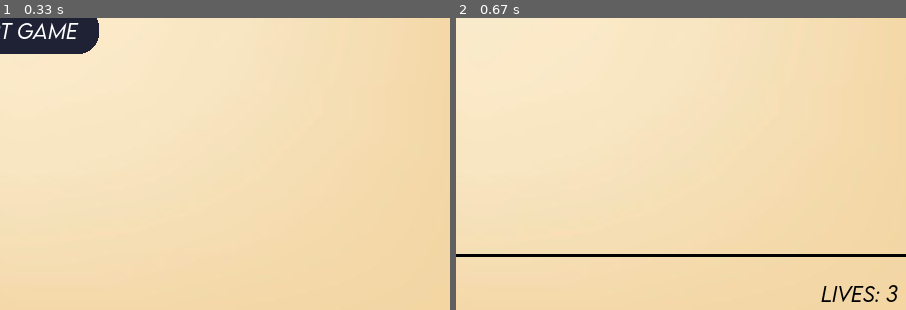
Above: before the commit, frames 1-2 (left to right).
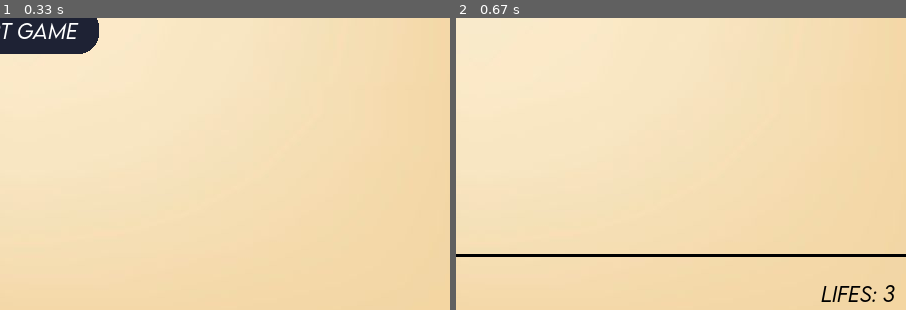
Above: after the commit, the same moments.

Repository: KozBi/Pygame_Letter
Game: pygame game, started from Press a Letter/main.py
The game is run twice, just before and just after one commit, with the same random seed, the same clock (stepped at 60 frames per second) and the same inputs.
Inputs (mouse positions are % of the whole screen's width and height, from its top left):
- Up to frame 1 (0.33 s): no input
- Up to frame 2 (0.67 s): click (50, 50) at 0.38 s
The pictures show only the part of the screen within x 48-98%, y 48-98%; the shares and areas given below are measured in that part.

Frame 1 is identical in both runs. In frame 2, 0.4% of the frame differs, in the area x 84-99%, y 91-98%.

Commit message:
V1.1
Pressed Key delete only 1 Letter.

Diff:
--- a/Press a Letter/main.py
+++ b/Press a Letter/main.py
@@ -12,8 +12,6 @@
         self.font= pygame.font.Font("fonts/LEMONMILK-LightItalic.otf", 30)
         self.color = "black"
         self.y=y
-        self.delete=False
-        self.score=False
 
         self._surface = self.font.render(self._random_letter, True,self.color)
         self.rect = self._surface.get_rect(topleft=(x,y))
@@ -27,13 +25,6 @@
 
         if self.rect.bottom > 530:
             self._surface = self.font.render(self._random_letter, True,"RED")
-            if self.rect.y > 530: self.delete=True
-
-        else:
-            keys = pygame.key.get_pressed()
-            if keys[pygame.key.key_code(F'{self._random_letter}')]:
-                self.delete=True
-                self.score=True
 
 class Button:
     def __init__(self, text, pos, font, padding=(20, 10),
@@ -99,10 +90,10 @@
                 letters_group.add(Letter(pos_x))
 
 def init_game():
-    global score, start_time, lives
+    global score, start_time, lifes
     score=0
     start_time=(pygame.time.get_ticks())
-    lives=3
+    lifes=3
     letters_group.empty()
 
 pygame.init()
@@ -135,7 +126,7 @@
 while True:
 
     #Basic stuff
-
+    pressed_key_letter = None
     current_time = int(pygame.time.get_ticks() / 1000) - start_time
     for event in pygame.event.get(): #it can be called only once
         if event.type == pygame.QUIT:
@@ -143,6 +134,8 @@
             exit()
         if game_aktive: #only in game_aktiv mode
             if event.type == letter_timer:genere_letter() #generate Letter
+        if event.type == pygame.KEYDOWN:
+            pressed_key_letter = pygame.key.name(event.key)
 
 
     #Game Star screen
@@ -167,34 +160,40 @@
             difficult = 3
         elif current_time < 30000:
             difficult = 4
-        print(difficult)
+        #print(difficult)
 
         if difficult != last_difficult: #logik to triger this only once for performance reasons.
             pygame.time.set_timer(letter_timer, int(1000 / difficult))
             last_difficult = difficult
 
         txt_score = Font1.render((f"Your score: {score}"), True,"black")
-        txt_lives = Font1.render((f"Lives: {lives}"), True,"black")
+        txt_lives = Font1.render((f"Lifes: {lifes}"), True,"black")
 
 
         main_screen.blit(txt_score,(10,550))
         main_screen.blit(txt_lives,(800,550))
         pygame.draw.lines(main_screen, "black",True,[(0, 525),(900, 525)],3)
 
-        #draw all leters form group in a loop
-        if letters_group:
+
+        keys = pygame.key.get_pressed()
+
+
+        if letters_group :
             for char in letters_group:
-                if not char.delete:
-                    char.draw(main_screen)
-                    char.update_and_move(2)
-                if char.delete:
-                    if char.score:
-                        score+=1
-                    else:
-                        lives-=1
-                    letters_group.remove(char)
+                char.draw(main_screen)
+                char.update_and_move(2)
+                if keys[pygame.key.key_code(F'{char._random_letter}')] and pressed_key_letter:
+                    char.kill()
+                    score+=1
+                    break
+                elif char.rect.y > 530:
+                     char.kill()
+                     lifes-=1
+
+
+
         #lose condition
-        if lives <=0:
+        if lifes <=0:
             game_end=True
             game_aktive=False
 
